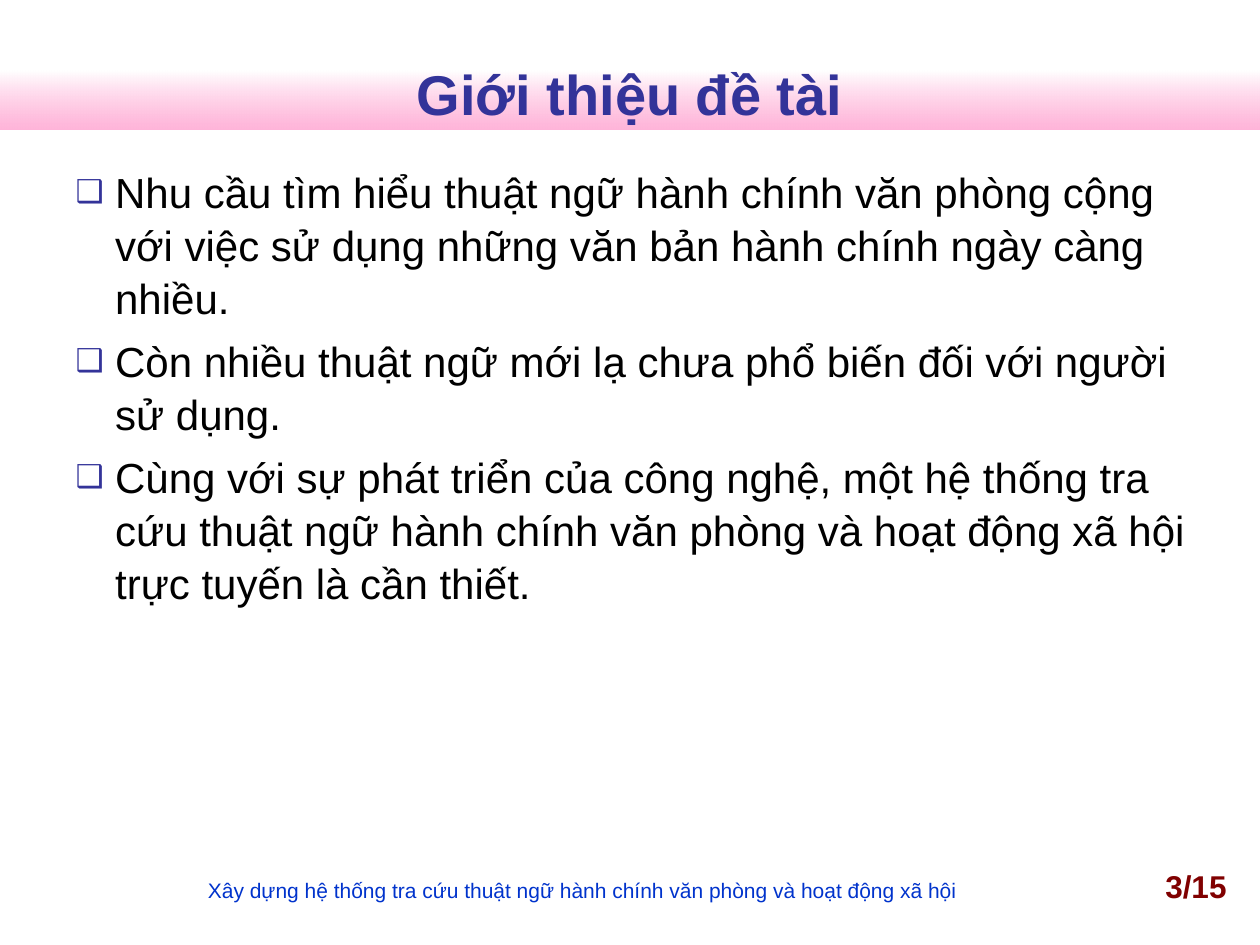
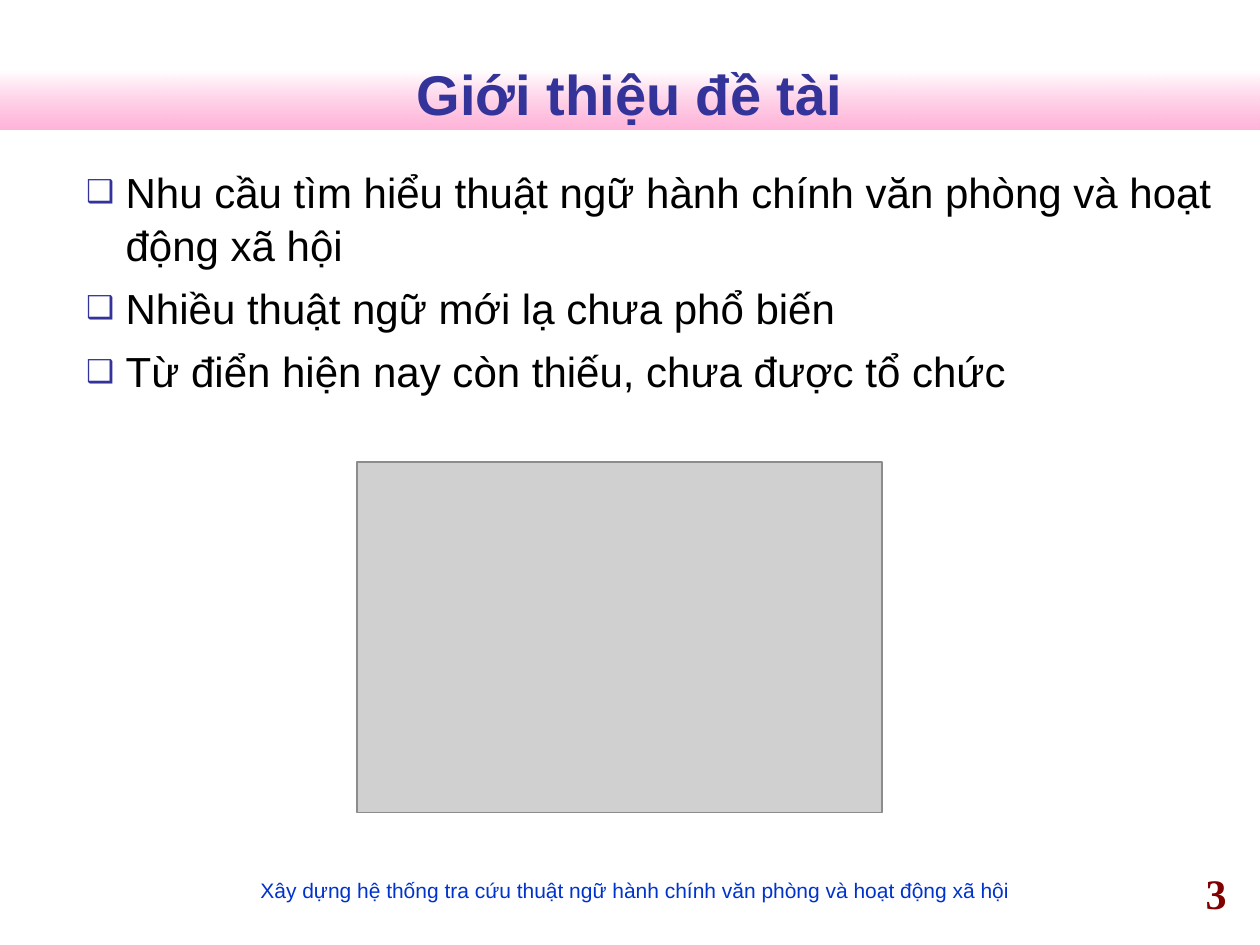
Before and after one commit to nguyentk90/tra-cuu-thuat-ngu-hanh-chinh, a slide deck: slide 3 of Documents/slideN2013.ppt. Drawn at 1260x945 pixels with LibreOffice and Linux fonts; fonts in the diff are those of the drawing; grey boxes stand for pictures; background and template pictures are left out. Boxes give left, top, right and bottom in pixels: in the first picture for what was removed or moved away, otherwise in the second. Text is boxed around its words. In the diff, an @@ line names an element or a change of style, - is before the commit and + after.

```diff
--- a/Documents/slideN2013.ppt
+++ b/Documents/slideN2013.ppt
@@ text at (126,174,1211,396): text changed @@
-❑ Nhu cầu tìm hiểu thuật ngữ hành chính văn phòng cộng với việc sử dụng những văn bản hành chính ngày càng nhiều.
-❑ Còn nhiều thuật ngữ mới lạ chưa phổ biến đối với người sử dụng.
-❑ Cùng với sự phát triển của công nghệ, một hệ thống tra cứu thuật ngữ hành chính văn phòng và hoạt động xã hội trực tuyến là cần thiết.
+❑ Nhu cầu tìm hiểu thuật ngữ hành chính văn phòng và hoạt động xã hội
+❑ Nhiều thuật ngữ mới lạ chưa phổ biến
+❑ Từ điển hiện nay còn thiếu, chưa được tổ chức
@@ picture added at (357,462,882,813) @@
@@ text "Xây dựng hệ thống tra ...": place and size @@
-text "Xây dựng hệ thống tra ..." at (208,882,956,903)
+text "Xây dựng hệ thống tra ..." at (260,882,1009,903)
@@ page number at (1206,881,1227,910): text changed; size 18 to 24 pt; font Arial to Times New Roman @@
-3/15
+3
```
Also in this commit, not shown: 14 other slides changed, 2 slides added, 3 slides removed, 1 other file.
